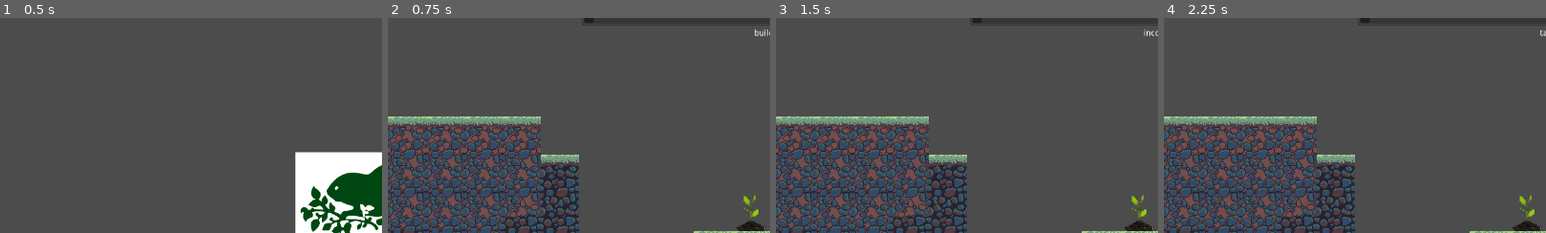
Above: before the commit, frames 1-4 (left to right).
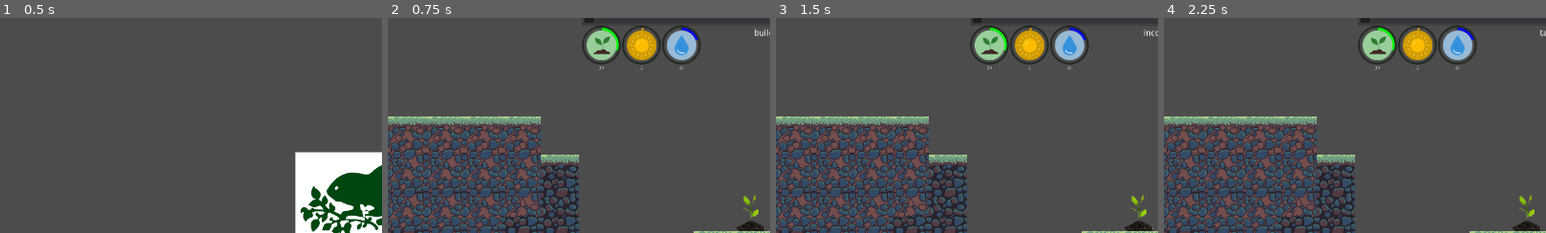
Above: after the commit, the same moments.

Repository: Gouellie/Roots
Game: Godot game, scene res://src/screens/main_menu.tscn
The game is run twice, just before and just after one commit, with the same random seed, the same clock (stepped at 60 frames per second) and the same inputs.
Inputs:
- Up to frame 1 (0.5 s): no input
- Up to frame 2 (0.75 s): click "NEW GAME" at 0.5 s
- Up to frame 3 (1.5 s): click "Next Step" at 1.25 s
- Up to frame 4 (2.25 s): click "Next Step" at 2 s
The pictures show only the part of the screen within x 0-50%, y 4-54%; the shares and areas given below are measured in that part.

Frame 1 is identical in both runs. In frame 2, 3.6% of the frame differs, in the area x 50-82%, y 3-24%; in frame 3, 3.6%; in frame 4, 3.6%.

Commit message:
Re-added global resource gauges

Diff:
--- a/src/autoload/events.gd
+++ b/src/autoload/events.gd
@@ -20,3 +20,6 @@
 
 # warning-ignore:unused_signal
 signal game_over
+
+# warning-ignore:unused_signal
+signal init_player_resource_manager(_resource_manager)
--- a/src/scenes/main_scene.tscn
+++ b/src/scenes/main_scene.tscn
@@ -5,7 +5,7 @@
 [ext_resource path="res://src/scenes/terrain.tscn" type="PackedScene" id=3]
 [ext_resource path="res://src/scenes/game.gd" type="Script" id=4]
 [ext_resource path="res://src/scenes/librairies/managers/entity_manager.gd" type="Script" id=5]
-[ext_resource path="res://src/scenes/resources/resource_manager.tscn" type="PackedScene" id=6]
+[ext_resource path="res://src/scenes/resources/player_resource_manager.tscn" type="PackedScene" id=6]
 [ext_resource path="res://assets/tiles/ingredients_tiles_tileset.tres" type="TileSet" id=7]
 [ext_resource path="res://src/scenes/librairies/managers/ingredients_manager.gd" type="Script" id=8]
 [ext_resource path="res://src/scenes/librairies/plants/plant.tscn" type="PackedScene" id=9]
@@ -39,7 +39,7 @@
 position = Vector2( 608, 352 )
 terrain_node_path = NodePath("../Terrain")
 
-[node name="ResourceManager" parent="." instance=ExtResource( 6 )]
+[node name="PlayerResourceManager" parent="." instance=ExtResource( 6 )]
 
 [node name="UserInterface" type="CanvasLayer" parent="."]
 pause_mode = 2
--- /dev/null
+++ b/src/scenes/resources/player_resource_manager.gd
@@ -0,0 +1,6 @@
+extends Node2D
+
+onready var resource_manager = $ResourceManager
+
+func _ready():
+	Events.emit_signal("init_player_resource_manager", resource_manager)
--- /dev/null
+++ b/src/scenes/resources/player_resource_manager.tscn
@@ -0,0 +1,14 @@
+[gd_scene load_steps=3 format=2]
+
+[ext_resource path="res://src/scenes/resources/resource_manager.tscn" type="PackedScene" id=1]
+[ext_resource path="res://src/scenes/resources/player_resource_manager.gd" type="Script" id=2]
+
+[node name="PlayerResourceManager" type="Node2D"]
+script = ExtResource( 2 )
+
+[node name="ResourceManager" parent="." instance=ExtResource( 1 )]
+resource_types = {
+"soil": 30,
+"sunlight": 2,
+"water": 20
+}
--- a/src/scripts/resources/resource_manager.gd
+++ b/src/scripts/resources/resource_manager.gd
@@ -51,12 +51,10 @@
 	_resource_node.deduct_resource(_amount)
 	return true
 
-
 func get_all_resources() -> Dictionary:
 	var _d = {}
 	for _r in  resource_container.resources:
 		var _rsc : ResourceNode = _r as ResourceNode
-		print(_r)
 		if is_instance_valid(_rsc):
 			_d[_rsc.identifier] = _rsc
 
--- a/src/ui/gui.gd
+++ b/src/ui/gui.gd
@@ -10,15 +10,12 @@
 func on_game_over() -> void:
 	control_game_over.visible = true
 
-
 func _on_Button_Quit_pressed() -> void:
 	var res = get_tree().change_scene("res://src/screens/main_menu.tscn")
 	Log.log_error(res, "gui.gd")
 
-
 func _on_Button_Retry_pressed() -> void:
 	get_tree().reload_current_scene()
 
-
 func _on_Button_Tick_pressed() -> void:
 	Events.emit_signal("tick")
--- a/src/ui/gui.tscn
+++ b/src/ui/gui.tscn
@@ -1,15 +1,25 @@
 [gd_scene load_steps=5 format=2]
 
 [ext_resource path="res://src/ui/gui.gd" type="Script" id=1]
-[ext_resource path="res://src/ui/progress_bar.gd" type="Script" id=2]
 [ext_resource path="res://src/ui/tilebox.tscn" type="PackedScene" id=3]
 [ext_resource path="res://src/ui/turns/turn_panel.tscn" type="PackedScene" id=4]
+[ext_resource path="res://src/ui/player_resource_gauge_manager.gd" type="Script" id=5]
 
 [node name="Gui" type="Control"]
 anchor_right = 1.0
 anchor_bottom = 1.0
 mouse_filter = 2
 script = ExtResource( 1 )
+
+[node name="ResourceGaugeContainer" type="HBoxContainer" parent="."]
+anchor_right = 1.0
+margin_left = 325.0
+margin_top = 40.0
+margin_right = 305.0
+margin_bottom = 170.0
+rect_scale = Vector2( 0.5, 0.5 )
+mouse_filter = 2
+script = ExtResource( 5 )
 
 [node name="Margin" type="MarginContainer" parent="."]
 anchor_right = 1.0
@@ -27,37 +37,6 @@
 margin_top = 10.0
 margin_right = 1270.0
 margin_bottom = 710.0
-
-[node name="Control_PB" type="Control" parent="Margin"]
-margin_left = 10.0
-margin_top = 10.0
-margin_right = 1270.0
-margin_bottom = 710.0
-mouse_filter = 2
-
-[node name="HBoxContainer" type="HBoxContainer" parent="Margin/Control_PB"]
-visible = false
-anchor_left = 0.5
-anchor_right = 0.5
-margin_left = -300.0
-margin_right = 300.0
-margin_bottom = 50.0
-
-[node name="ProgressBar" type="ProgressBar" parent="Margin/Control_PB/HBoxContainer"]
-margin_right = 600.0
-margin_bottom = 50.0
-rect_min_size = Vector2( 600, 50 )
-max_value = 25.0
-percent_visible = false
-script = ExtResource( 2 )
-
-[node name="Button_Tick" type="Button" parent="Margin/Control_PB/HBoxContainer"]
-margin_left = 604.0
-margin_right = 644.0
-margin_bottom = 50.0
-focus_mode = 0
-enabled_focus_mode = 0
-text = "TICK"
 
 [node name="Control" type="Control" parent="Margin"]
 margin_left = 10.0
@@ -140,7 +119,6 @@
 margin_bottom = 80.0
 text = "QUIT TO MAIN"
 
-[connection signal="pressed" from="Margin/Control_PB/HBoxContainer/Button_Tick" to="." method="_on_Button_Tick_pressed"]
 [connection signal="pressed" from="Margin/Control/Button_Quit" to="." method="_on_Button_Quit_pressed"]
 [connection signal="pressed" from="Control_GameOver/Panel/CenterContainer/VBoxContainer/Button_Retry" to="." method="_on_Button_Retry_pressed"]
 [connection signal="pressed" from="Control_GameOver/Panel/CenterContainer/VBoxContainer/Button_Quit" to="." method="_on_Button_Quit_pressed"]
--- /dev/null
+++ b/src/ui/player_resource_gauge_manager.gd
@@ -0,0 +1,25 @@
+extends HBoxContainer
+
+var resource_manager : ResourceManager
+var resource_gauge : PackedScene = load("res://src/ui/resource_gauge.tscn")
+
+func _init():
+	Events.connect("init_player_resource_manager", self, "on_resource_manager_init")
+
+func _ready():
+	if resource_manager == null:
+		Log.log_error(1, "No valid Player Resource Manager was found. No Gauges created.")
+		return
+
+	for _rsc in resource_manager.get_all_resources():
+		var _node : ResourceNode = resource_manager.get_resource(_rsc) as ResourceNode
+		if _node == null:
+			continue
+
+		var _instance = resource_gauge.instance()
+		add_child(_instance)
+		print(_node)
+		_instance.resource_node = _node
+
+func on_resource_manager_init(_resource_manager):
+	resource_manager = _resource_manager as ResourceManager
--- a/src/ui/resource_gauge.tscn
+++ b/src/ui/resource_gauge.tscn
@@ -43,7 +43,8 @@
 
 [node name="Amount" type="Label" parent="Margin/VBoxContainer"]
 margin_top = 134.0
-margin_right = 130.0
+margin_right = 65.0
 margin_bottom = 148.0
+rect_scale = Vector2( 2, 2 )
 text = "NAN"
 align = 1
--- a/src/ui/scripts/resource_gauge.gd
+++ b/src/ui/scripts/resource_gauge.gd
@@ -9,7 +9,7 @@
 
 func set_resource_node(_resource_node:ResourceNode):
 	resource_node = _resource_node
-	resource_node.connect("value_updated", self, "on_value_updated")
+	resource_node.connect("node_update", self, "on_node_updated")
 	resource_node.initialize()
 
 	# assign icon & color accent based on the identifier
